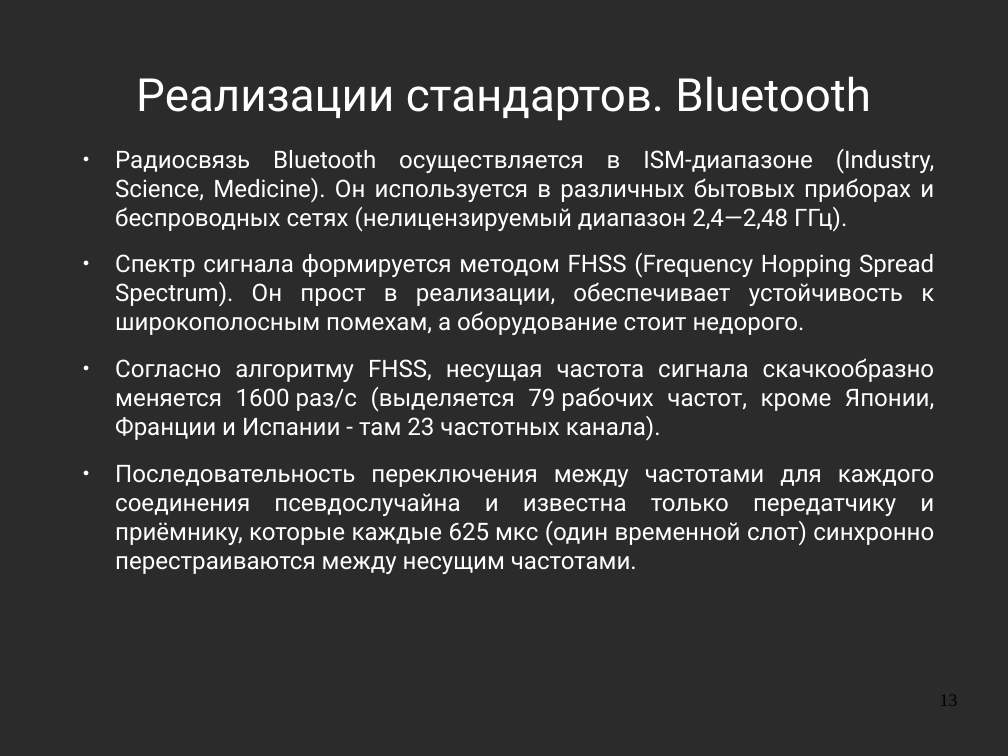
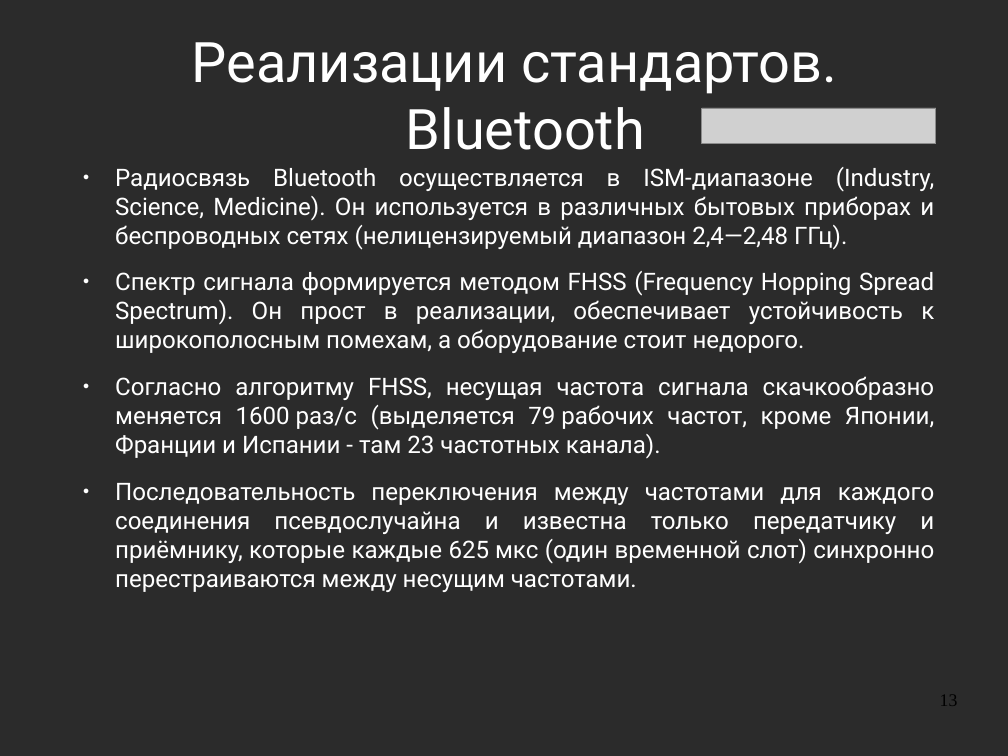
Before and after one commit to aeremenok/a-team-777, a slide deck: slide 13 of 10/smm/doc/eav_wireless.odp. Drawn at 1008x756 pixels with LibreOffice and Linux fonts; fonts in the diff are those of the drawing; grey boxes stand for pictures; background and template pictures are left out; a plain dark background stands for a picture behind light text. Boxes give left, top, right and bottom in pixels: in the first picture for what was removed or moved away, otherwise in the second. Text is boxed around its words. In the diff, an @@ line names an element or a change of style, - is before the commit and + after.

```diff
--- a/10/smm/doc/eav_wireless.odp
+++ b/10/smm/doc/eav_wireless.odp
@@ title "Реализации стандартов. Bluetooth" moved from (x1=136, y1=76, x2=871, y2=121) to (x1=192, y1=42, x2=837, y2=150) @@
@@ title "Реализации стандартов. Bluetooth" at (x1=192, y1=42, x2=837, y2=150): size 36 to 44 pt; indent changed @@
@@ picture added at (x1=702, y1=108, x2=937, y2=144) @@
@@ text "Радиосвязь Bluetooth осуществляется в ISM-диапазоне ..." moved from (x1=115, y1=149, x2=935, y2=574) to (x1=115, y1=167, x2=935, y2=592) @@
```
Also in this commit, not shown: 41 other slides changed, 2 slides added, 3 slides removed, 2 other files.
